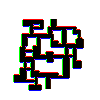
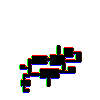
The second 100px x 100px image is a revision of the first. Changes to its layers:
removed group "simpler dungeon" (8 layers) over left=13, top=19, right=84, bottom=93
removed layer "small walls" from group "simpler dungeon" over left=13, top=19, right=84, bottom=91
added layer "Layer 3" above "Layer 1" over left=22, top=45, right=76, bottom=89
showed "Layer 1", painted on it over left=20, top=19, right=84, bottom=92
